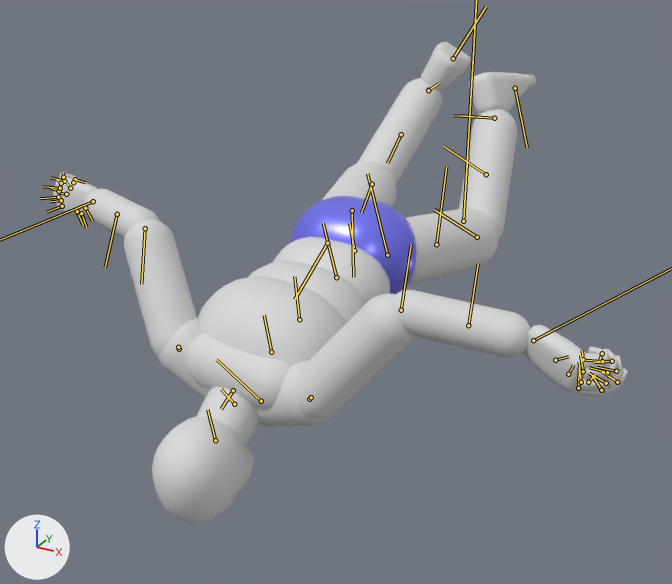
Renders of the glTF model animations/ALS_N_Jump.glb from each side of a commit.
Both versions are drawn from a 50 mm lens placed at (1.076, -2.866, 1.063), pointed at (-0.077, -0.769, 0.014). The axes (+X, +Y, +Z) are drawn at lower left. The lights are the same throughout. Both versions are drawn at frame 6 of the action 'Unreal Take'; the numbers are the values there. The bones that bend it are drawn over the model as lines.

In view in the first picture: 'AnimMan'.
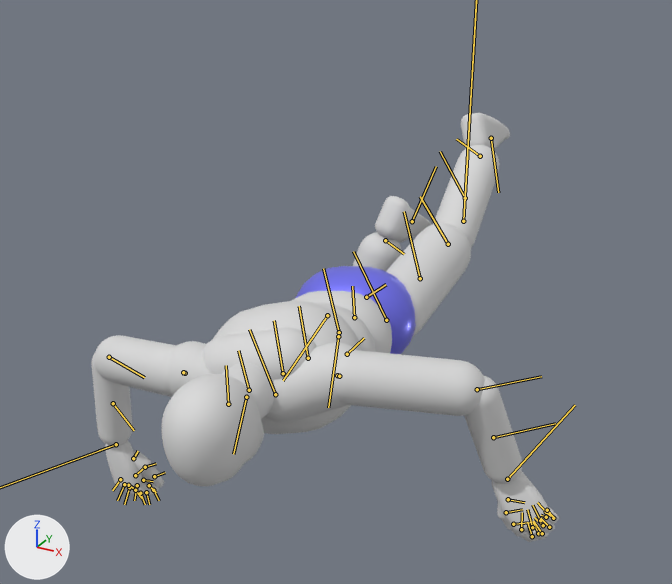
The change in detail:
Bone 'pelvis' (bone_pelvis) moves from (-0.162, 0.154, 0.0) to (-0.184, -0.055, 0.01).
Bone 'pelvis' (bone_pelvis) turns from (0, 0, -18) to (7, 5, 6) degrees about its own x, y and z.
Bone 'spine_01' (bone_spine_01) turns from (-2, 0, 1) to (3, 0, -5) degrees about its own x, y and z.
Bone 'spine_02' (bone_spine_02) moves from (0.0, 0.0, 0.001) to (0.0, 0.0, -0.002).
Bone 'spine_02' (bone_spine_02) turns from (-2, 0, -5) to (3, 1, 0) degrees about its own x, y and z.
Bone 'spine_03' (bone_spine_03) turns from (-2, 0, -9) to (4, 1, 4) degrees about its own x, y and z.
Bone 'clavicle_l' (bone_clavicle_l) turns from (0, -5, 3) to (1, -4, -17) degrees about its own x, y and z.
Bone 'upperarm_l' (bone_upperarm_l) turns from (-47, 0, 31) to (16, -28, -7) degrees about its own x, y and z.
Bone 'lowerarm_l' (bone_lowerarm_l) turns from (-1, 11, -25) to (-4, 10, -38) degrees about its own x, y and z.
Bone 'hand_l' (bone_hand_l) turns from (10, 15, -38) to (-5, -18, -33) degrees about its own x, y and z.
Bone 'clavicle_r' (bone_clavicle_r) turns from (0, -3, 2) to (0, -14, 3) degrees about its own x, y and z.
Bone 'upperarm_r' (bone_upperarm_r) turns from (-37, 1, 20) to (-3, -17, -4) degrees about its own x, y and z.
Bone 'lowerarm_r' (bone_lowerarm_r) turns from (-1, 11, -22) to (-5, 10, -45) degrees about its own x, y and z.
Bone 'hand_r' (bone_hand_r) turns from (-5, 3, -29) to (-10, 24, -19) degrees about its own x, y and z.
Bone 'neck_01' (bone_neck_01) turns from (0, 0, 5) to (0, 0, 15) degrees about its own x, y and z.
Bone 'head' (bone_head) turns from (6, 0, 12) to (-16, -7, -20) degrees about its own x, y and z.
Bone 'thigh_l' (bone_thigh_l) turns from (20, -3, 28) to (7, -3, -15) degrees about its own x, y and z.
Bone 'calf_l' (bone_calf_l) moves from (0.002, -0.001, 0.0) to (0.0, 0.0, 0.0).
Bone 'calf_l' (bone_calf_l) turns from (4, -2, -53) to (1, -1, -10) degrees about its own x, y and z.
Bone 'foot_l' (bone_foot_l) turns from (-2, 0, -35) to (-5, 3, -44) degrees about its own x, y and z.
Bone 'thigh_r' (bone_thigh_r) turns from (24, -1, 14) to (21, -3, 37) degrees about its own x, y and z.
Bone 'calf_r' (bone_calf_r) moves from (-0.001, 0.0, 0.0) to (-0.002, 0.003, 0.0).
Bone 'calf_r' (bone_calf_r) turns from (2, -1, -27) to (6, -1, -114) degrees about its own x, y and z.
Bone 'foot_r' (bone_foot_r) turns from (2, 3, -53) to (-8, -2, 11) degrees about its own x, y and z.

Location of each change, [x1, y1, x2, y2] in pixels of the pictures (672 x 584 px):
'AnimMan', posed (19% narrower, 11% shorter)
    before: [53, 42, 628, 524]
    after: [91, 113, 559, 542]
bone 'pelvis', root to tip
    before: (354, 250) to (349, 223)
    after: (354, 317) to (352, 286)
bone 'spine_01', root to tip
    before: (336, 277) to (323, 223)
    after: (339, 332) to (323, 268)
bone 'spine_02', root to tip
    before: (299, 319) to (294, 276)
    after: (308, 358) to (299, 306)
bone 'spine_03', root to tip
    before: (271, 352) to (264, 315)
    after: (283, 373) to (274, 320)
bone 'clavicle_l', root to tip
    before: (261, 401) to (216, 359)
    after: (275, 394) to (249, 329)
bone 'upperarm_l', root to tip
    before: (309, 399) to (308, 397)
    after: (337, 375) to (337, 374)
bone 'lowerarm_l', root to tip
    before: (401, 310) to (411, 244)
    after: (477, 389) to (541, 376)
bone 'hand_l', root to tip
    before: (533, 340) to (557, 328)
    after: (507, 479) to (512, 473)
bone 'clavicle_r', root to tip
    before: (233, 390) to (221, 409)
    after: (246, 397) to (233, 454)
bone 'upperarm_r', root to tip
    before: (179, 349) to (178, 350)
    after: (185, 373) to (185, 375)
bone 'lowerarm_r', root to tip
    before: (145, 228) to (141, 284)
    after: (109, 357) to (144, 377)
bone 'hand_r', root to tip
    before: (93, 201) to (78, 207)
    after: (116, 444) to (99, 450)
bone 'neck_01', root to tip
    before: (234, 404) to (221, 389)
    after: (249, 390) to (238, 350)
bone 'head', root to tip
    before: (215, 440) to (207, 409)
    after: (228, 404) to (226, 365)
bone 'thigh_l', root to tip
    before: (387, 255) to (367, 173)
    after: (386, 320) to (353, 251)
bone 'calf_l', root to tip
    before: (477, 237) to (434, 209)
    after: (448, 244) to (420, 196)
bone 'foot_l', root to tip
    before: (494, 118) to (460, 115)
    after: (480, 156) to (460, 141)
bone 'thigh_r', root to tip
    before: (327, 243) to (294, 299)
    after: (327, 315) to (283, 380)
bone 'calf_r', root to tip
    before: (372, 184) to (361, 212)
    after: (347, 354) to (364, 338)
bone 'foot_r', root to tip
    before: (428, 90) to (437, 84)
    after: (385, 240) to (401, 252)
